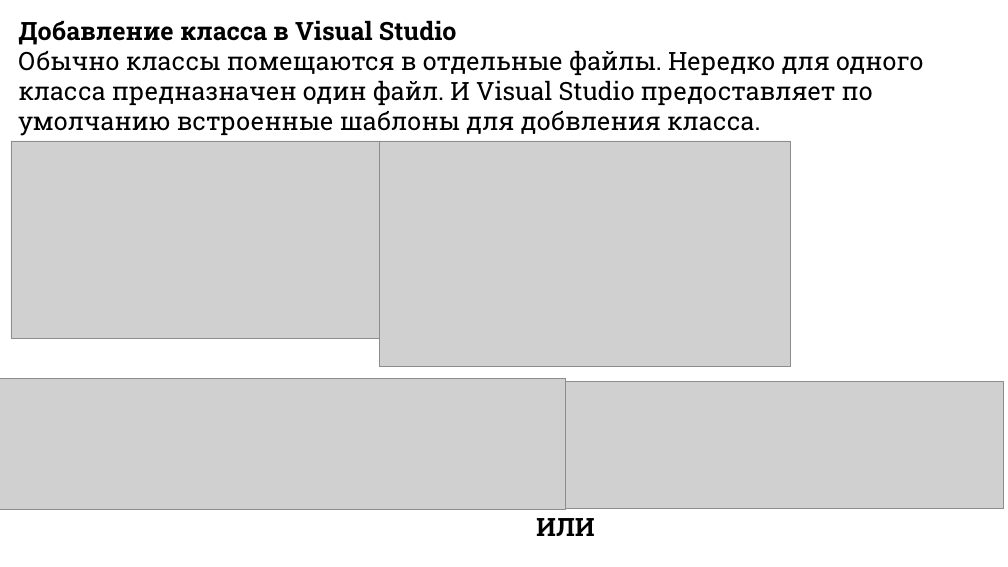
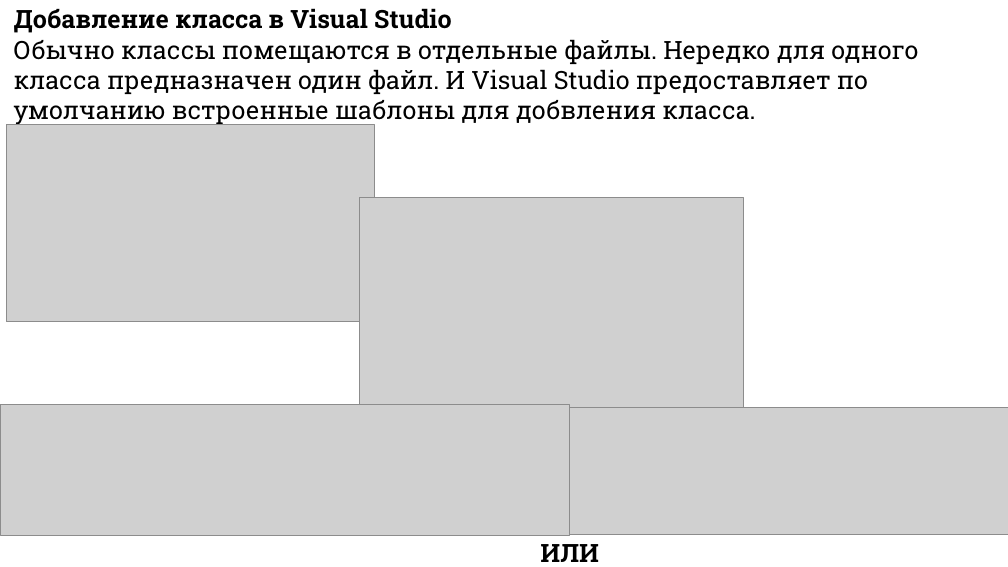
Before and after one commit to DaniilKlyukin/ITiP-1, a slide deck: slide 4 of Лекции/ИТиП лек 6 (практическая 3).pptx. Drawn at 1008x567 pixels with LibreOffice and Linux fonts; fonts in the diff are those of the drawing; grey boxes stand for pictures. Boxes give left, top, right and bottom in pixels: in the first picture for what was removed or moved away, otherwise in the second. Text is boxed around its words. In the diff, an @@ line names an element or a change of style, - is before the commit and + after.

```diff
--- a/Лекции/ИТиП лек 6 (практическая 3).pptx
+++ b/Лекции/ИТиП лек 6 (практическая 3).pptx
@@ text "Добавление класса в Visual Studio": place and size @@
-text "Добавление класса в Visual Studio" at [18, 20, 924, 136]
+text "Добавление класса в Visual Studio" at [14, 8, 919, 125]
@@ picture: place and size @@
-picture at [11, 141, 379, 338]
+picture at [6, 125, 374, 322]
@@ picture: place and size @@
-picture at [379, 141, 790, 367]
+picture at [360, 197, 743, 408]
@@ 2 pictures, 1 text: place and size @@
-2 pictures, 1 text at [0, 378, 1004, 536]
+2 pictures, 1 text at [0, 405, 1008, 562]
```
Also in this commit, not shown: 3 other slides changed, 12 other files.
